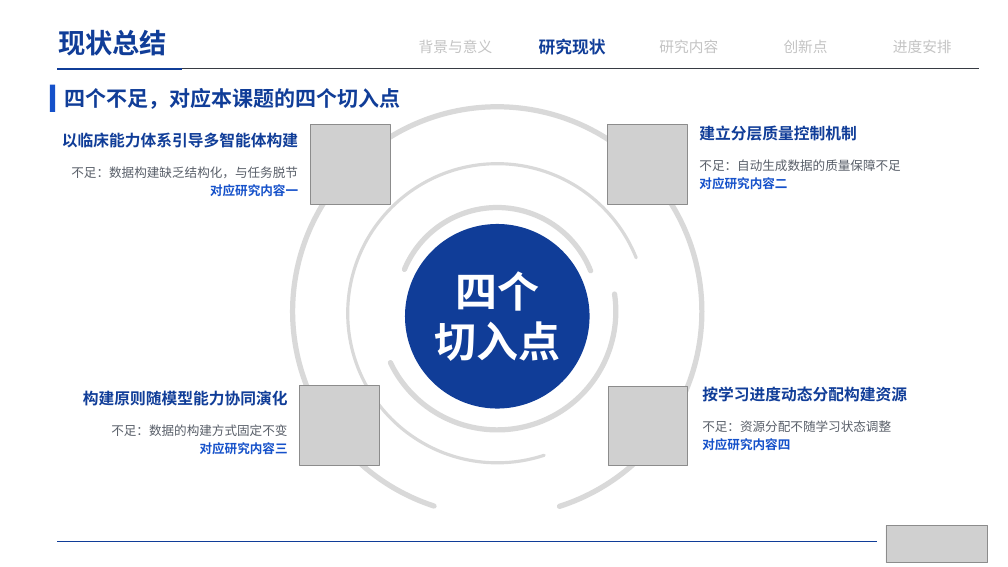
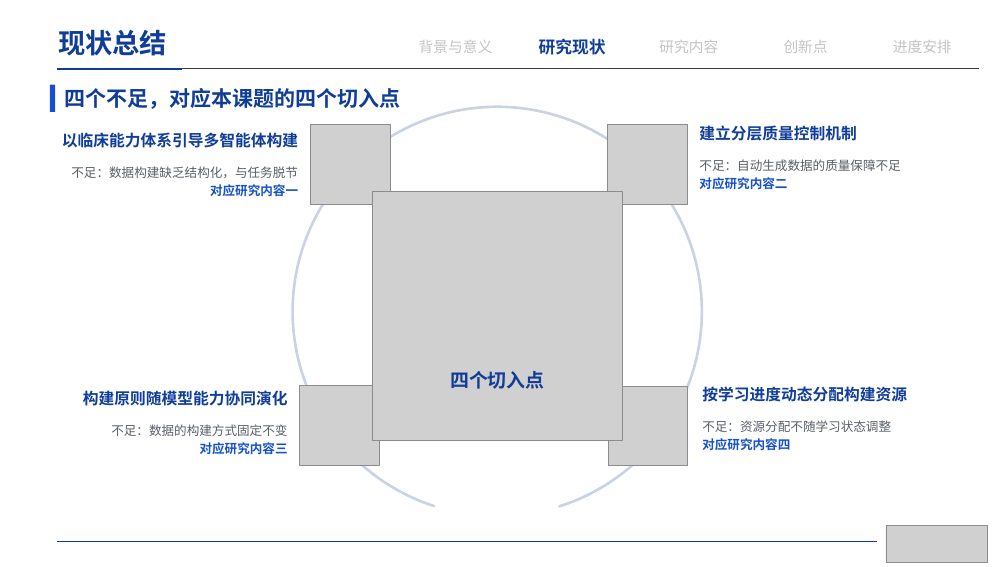
Before and after one commit to irving-2222/Graduation-Thesis, a slide deck: slide 11 of 开题答辩.pptx. Drawn at 1008x567 pixels with LibreOffice and Linux fonts; fonts in the diff are those of the drawing; grey boxes stand for pictures. Boxes give left, top, right and bottom in pixels: in the first picture for what was removed or moved away, otherwise in the second. Text is boxed around its words. In the diff, an @@ line names an element or a change of style, - is before the commit and + after.

```diff
--- a/开题答辩.pptx
+++ b/开题答辩.pptx
@@ arc (boxed as its full ellipse) at box(293, 107, 702, 516): outline #D9D9D9 5 pt to #C9D3E3 2.5 pt @@
@@ arc (boxed as its full ellipse) removed at box(335, 149, 660, 474) @@
@@ arc (boxed as its full ellipse) removed at box(348, 163, 647, 463) @@
@@ picture added at box(373, 191, 622, 441) @@
@@ arc (boxed as its full ellipse) removed at box(397, 207, 598, 408) @@
@@ ellipse removed at box(405, 224, 590, 408) @@
@@ text "四个切入点" at box(450, 371, 544, 389): vertical alignment top to middle @@
@@ text at box(450, 371, 544, 389): text changed; size 40 to 18 pt; font Noto Sans CJK SC to Arial; text colour #FFFFFF to #103D98 @@
-四个
-切入点
+四个切入点
```
Also in this commit, not shown: 1 other file.
